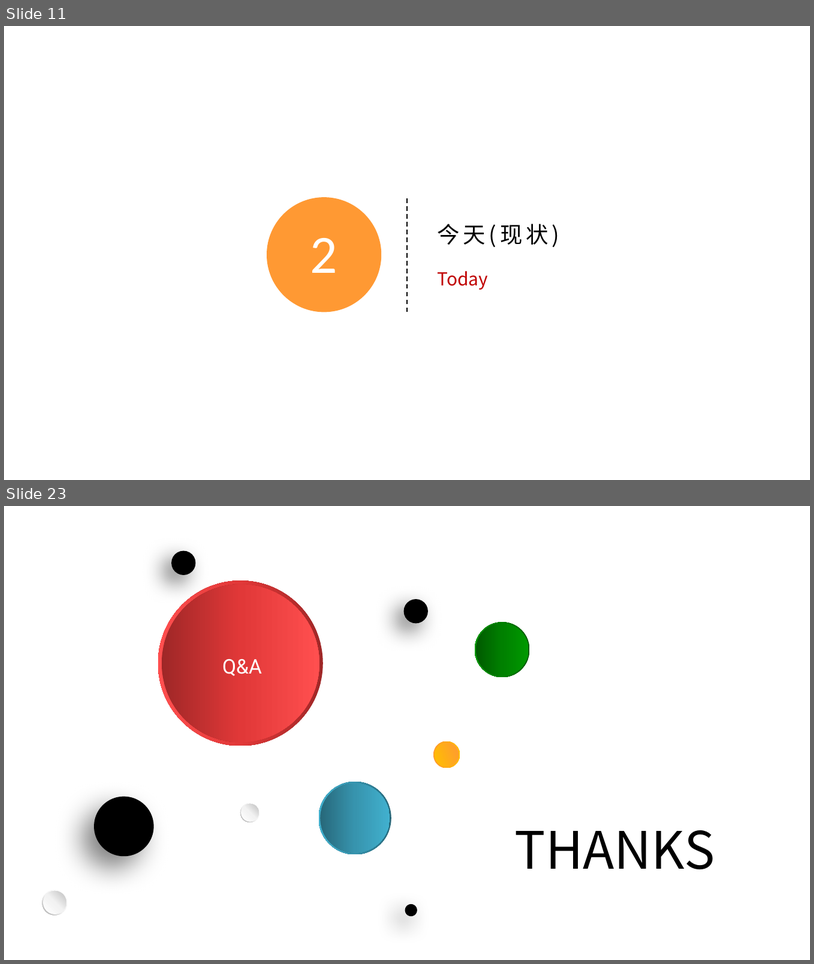
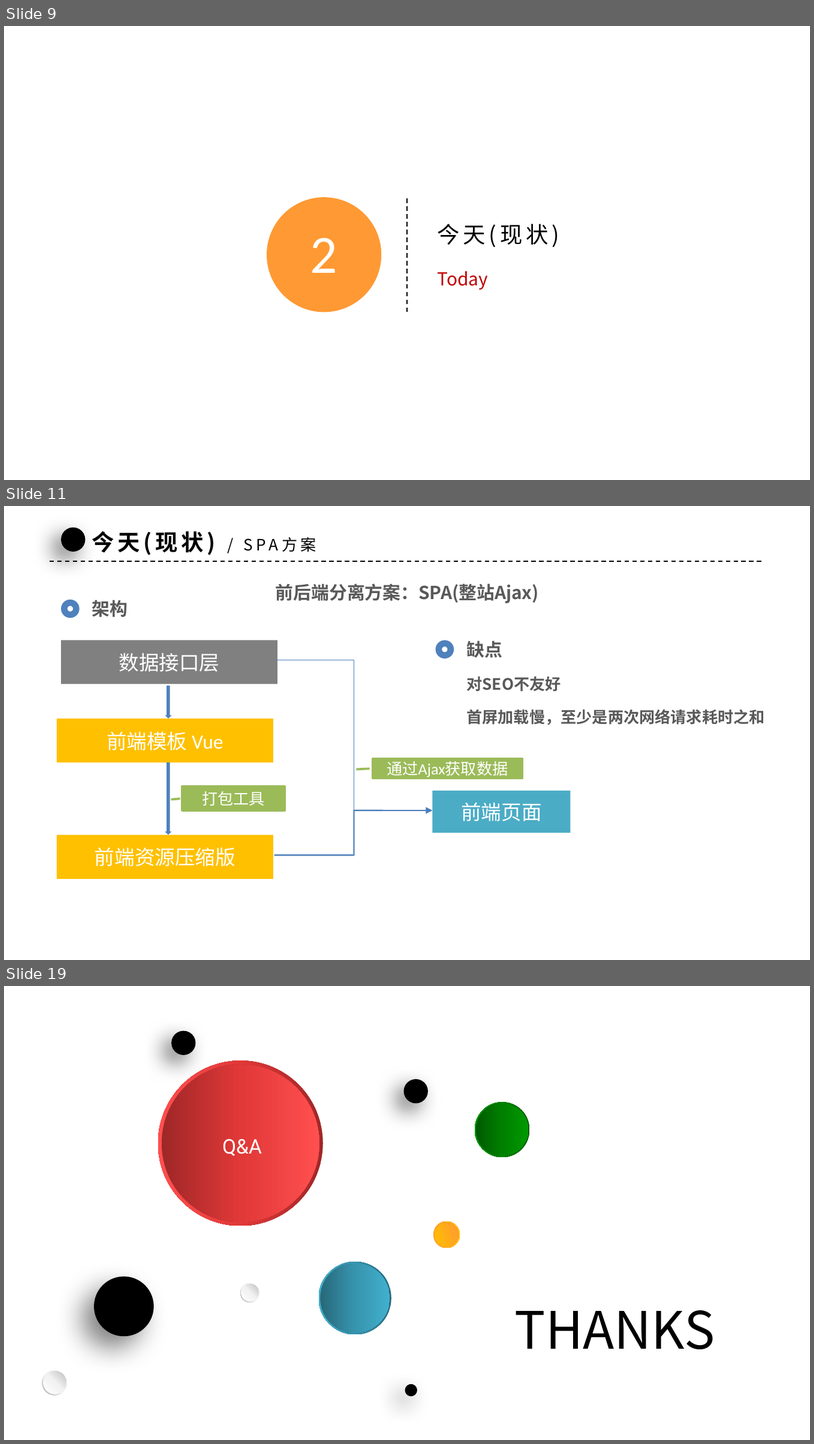
Before and after one commit to xiaoqiang-zhao/my-cellar, a slide deck: web/articles/ssr/SSR.pptx. Shown one above the other, each under a label of ours: slides 11 and 23 before the commit, slides 9, 11 and 19 after it; the slides between them are not shown. The pictures are 814x964 and 814x1444 pixels, drawn with LibreOffice and Linux fonts; fonts in the diff are those of the drawing; background and template pictures are left out. Boxes give left, top, right and bottom in pixels: in the first picture for what was removed or moved away, otherwise in the second. Text is boxed around its words. In the diff, an @@ line names an element or a change of style, - is before the commit and + after.

```diff
--- a/web/articles/ssr/SSR.pptx
+++ b/web/articles/ssr/SSR.pptx
@@ slide 11 added at (x1=4, y1=506, x2=810, y2=960), background picture (left out) @@
@@ ellipse added at (x1=61, y1=527, x2=86, y2=551), fill #000000 @@
@@ text added at (x1=92, y1=531, x2=204, y2=553), 20 pt, text #000000, bold @@
+今天(现状) / SPA方案
@@ line added from (49, 561) to (765, 561), #000000 1 pt dashed @@
@@ text added at (x1=276, y1=583, x2=539, y2=603), 16 pt, text #595959, bold @@
+前后端分离方案：SPA(整站Ajax)
@@ donut added at (x1=62, y1=600, x2=78, y2=616), fill #4F81BD, outline #4F81BD 2 pt @@
@@ text added at (x1=92, y1=600, x2=128, y2=617), 16 pt, text #595959, bold @@
+架构
@@ rectangle added at (x1=61, y1=640, x2=278, y2=684), fill #808080, 18 pt, text #FFFFFF @@
+数据接口层
@@ donut added at (x1=437, y1=642, x2=453, y2=658), fill #4F81BD, outline #4F81BD 2 pt @@
@@ text added at (x1=467, y1=640, x2=503, y2=658), 16 pt, text #595959, bold @@
+缺点
@@ elbow arrow added from (276, 660) to (433, 810), #4B7EBC 0.75 pt @@
@@ text added at (x1=467, y1=676, x2=561, y2=691), 14 pt, text #595959, bold @@
+对SEO不友好
@@ down arrow added at (x1=165, y1=686, x2=172, y2=719), fill #4F81BD @@
@@ rectangle added at (x1=56, y1=718, x2=273, y2=762), fill #FFC000, 18 pt, text #FFFFFF @@
+前端模板 Vue
@@ text added at (x1=467, y1=709, x2=765, y2=725), 14 pt, text #595959, bold @@
+首屏加载慢，至少是两次网络请求耗时之和
@@ down arrow added at (x1=165, y1=762, x2=172, y2=835), fill #4F81BD @@
@@ border callout added at (x1=372, y1=759, x2=522, y2=778), fill #9BBB59, outline #9BBB59 2 pt, 14 pt, text #FFFFFF @@
+通过Ajax获取数据
@@ border callout added at (x1=182, y1=786, x2=285, y2=810), fill #9BBB59, outline #9BBB59 2 pt, 14 pt, text #FFFFFF @@
+打包工具
@@ rectangle added at (x1=433, y1=790, x2=571, y2=832), fill #4BACC6, 18 pt, text #FFFFFF @@
+前端页面
@@ elbow line added from (274, 855) to (383, 810), #4B7EBC 1.25 pt @@
@@ rectangle added at (x1=56, y1=834, x2=273, y2=878), fill #FFC000, 18 pt, text #FFFFFF @@
+前端资源压缩版
@@ what was slide 11 is now slide 9 @@
@@ what was slide 23 is now slide 19 @@
```
Also in this commit, not shown: 7 slides changed, 8 other slides added, 12 slides removed, 1 other file.
